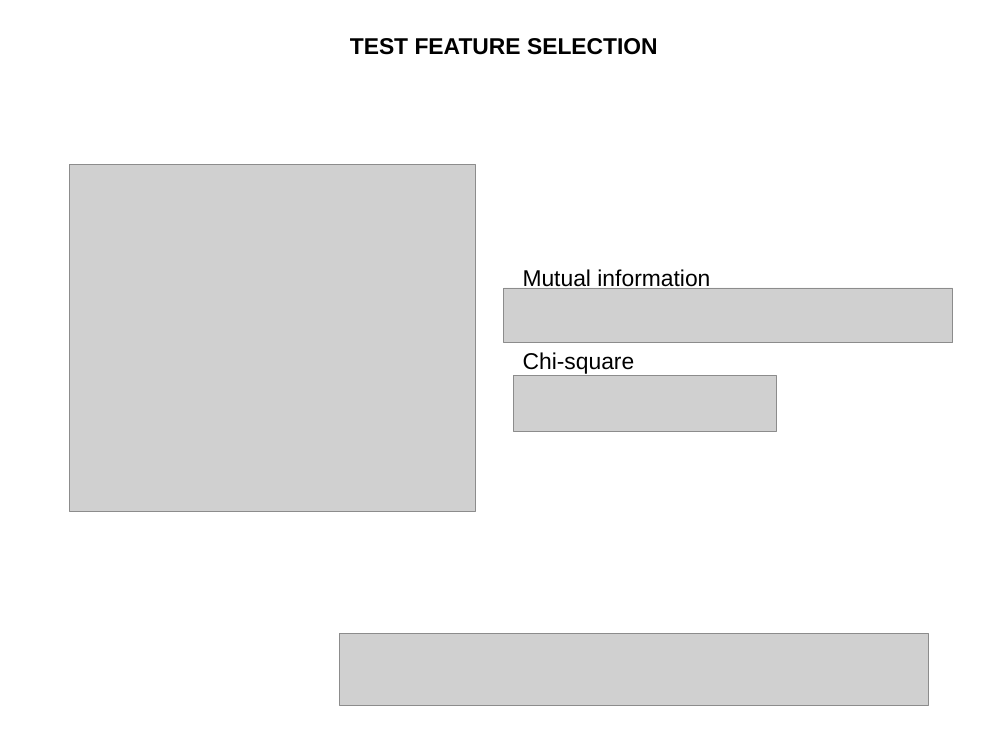
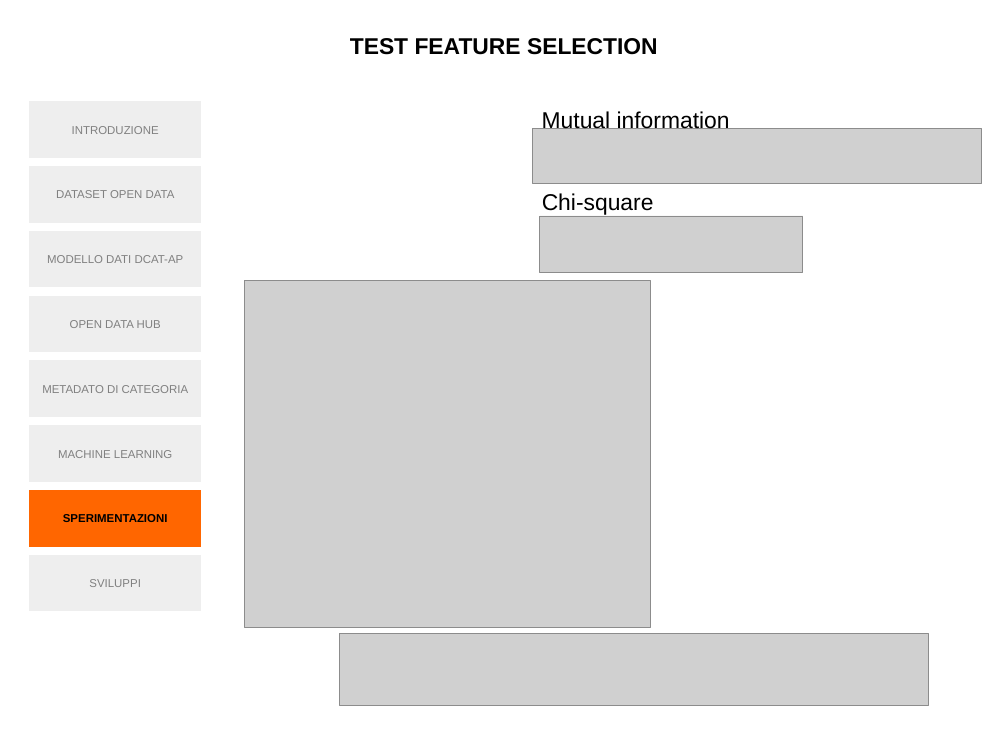
Before and after one commit to simonegasperoni/MSc_thesis_tex, a slide deck: slide 19 of th/slides/slides.odp (slide 9 before the commit). Drawn at 1008x756 pixels with LibreOffice and Linux fonts; fonts in the diff are those of the drawing; grey boxes stand for pictures. Boxes give left, top, right and bottom in pixels: in the first picture for what was removed or moved away, otherwise in the second. Text is boxed around its words. In the diff, an @@ line names an element or a change of style, - is before the commit and + after.

```diff
--- a/th/slides/slides.odp
+++ b/th/slides/slides.odp
@@ rectangle added at box(28, 101, 201, 158), fill #EEEEEE, outline #FFFFFF 0 pt, 9 pt, text #808080 @@
+INTRODUZIONE
@@ text "Mutual information": place and size @@
-text "Mutual information" at box(523, 269, 710, 292)
+text "Mutual information" at box(542, 109, 730, 129)
@@ picture: place and size @@
-picture at box(514, 376, 777, 433)
+picture at box(533, 129, 982, 184)
@@ rectangle added at box(28, 166, 201, 223), fill #EEEEEE, outline #FFFFFF 0 pt, 9 pt, text #808080 @@
+DATASET OPEN DATA
@@ text "Chi-square": place and size @@
-text "Chi-square" at box(523, 352, 635, 374)
+text "Chi-square" at box(542, 193, 654, 215)
@@ rectangle added at box(28, 231, 201, 288), fill #EEEEEE, outline #FFFFFF 0 pt, 9 pt, text #808080 @@
+MODELLO DATI DCAT-AP
@@ picture: place and size @@
-picture at box(504, 288, 953, 343)
+picture at box(541, 216, 804, 273)
@@ rectangle added at box(28, 295, 201, 353), fill #EEEEEE, outline #FFFFFF 0 pt, 9 pt, text #808080 @@
+OPEN DATA HUB
@@ picture: place and size @@
-picture at box(70, 165, 476, 511)
+picture at box(245, 281, 651, 627)
@@ rectangle added at box(28, 360, 201, 418), fill #EEEEEE, outline #FFFFFF 0 pt, 9 pt, text #808080 @@
+METADATO DI CATEGORIA
@@ rectangle added at box(28, 425, 201, 483), fill #EEEEEE, outline #FFFFFF 0 pt, 9 pt, text #808080 @@
+MACHINE LEARNING
@@ rectangle added at box(28, 489, 201, 547), fill #FF6600, outline #FFFFFF 0 pt, 9 pt, text #000000, bold @@
+SPERIMENTAZIONI
@@ rectangle added at box(28, 554, 201, 612), fill #EEEEEE, outline #FFFFFF 0 pt, 9 pt, text #808080 @@
+SVILUPPI
```
Also in this commit, not shown: 6 other slides changed, 15 slides added, 5 slides removed, 4 other files.
